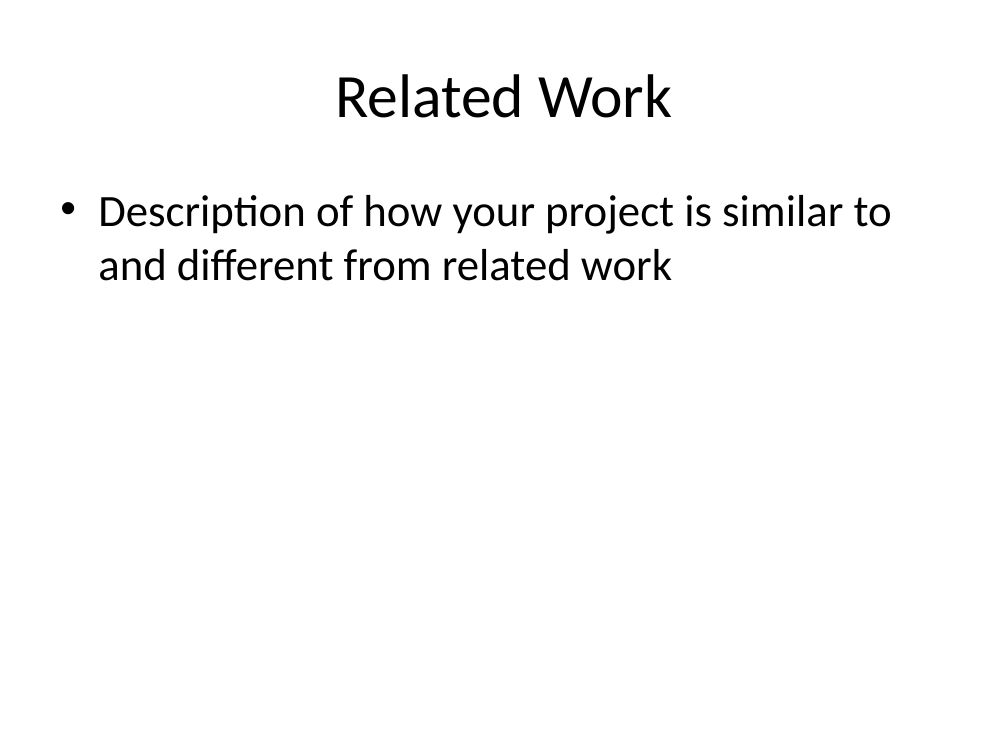
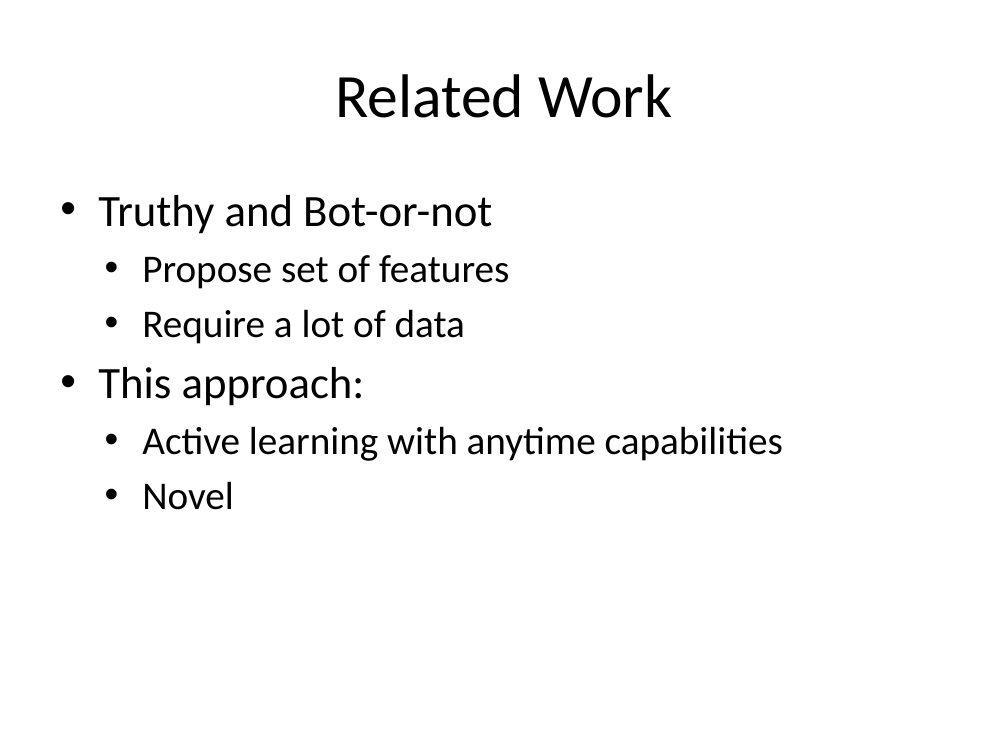
Before and after one commit to mramire8/osna, a slide deck: slide 9 of presentations/proposal.pptx. Drawn at 1008x756 pixels with LibreOffice and Linux fonts; fonts in the diff are those of the drawing. Boxes give left, top, right and bottom in pixels: in the first picture for what was removed or moved away, otherwise in the second. Text is boxed around its words. In the diff, an @@ line names an element or a change of style, - is before the commit and + after.

```diff
--- a/presentations/proposal.pptx
+++ b/presentations/proposal.pptx
@@ text at [98,195,783,510]: text changed; size 32 to 28 pt @@
-• Description of how your project is similar to and different from related work
+• Truthy and Bot-or-not
+  • Propose set of features
+  • Require a lot of data
+• This approach:
+  • Active learning with anytime capabilities
+  • Novel
```
Also in this commit, not shown: 4 other slides changed.
